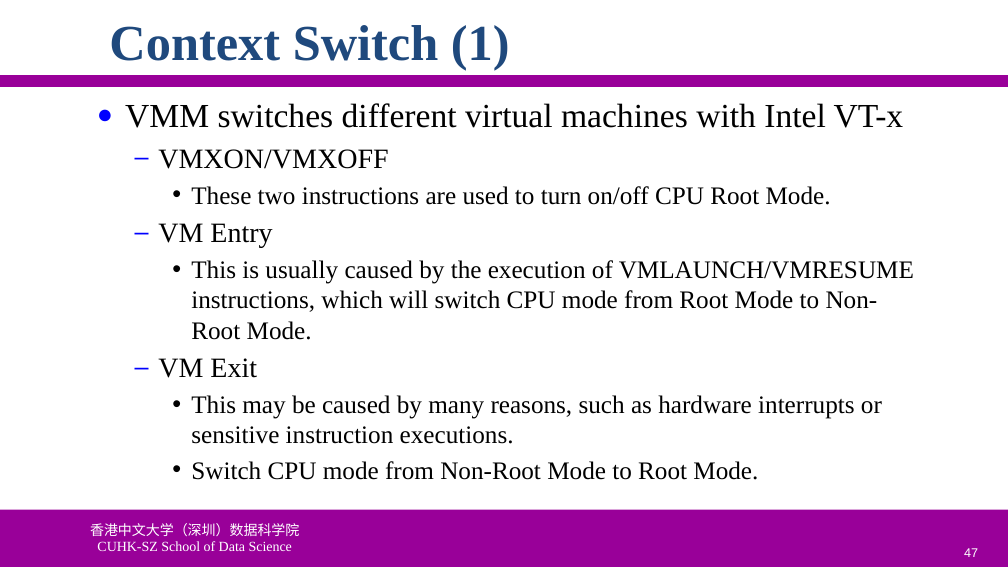
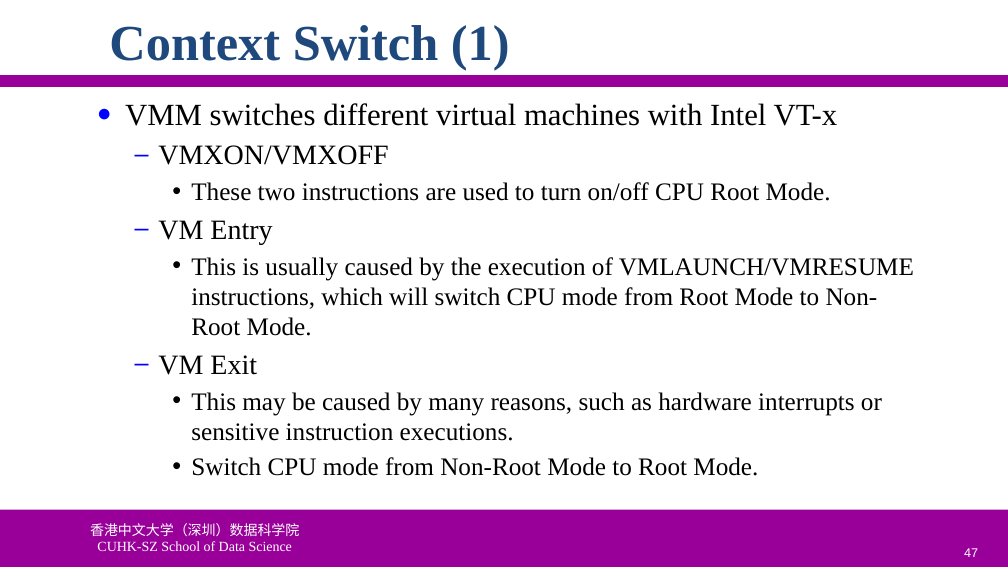
Before and after one commit to ychung1103/ychung1103.github.io, a slide deck: slide 47 of Slides/CSC6103/VT-03 CPU Virtualization.pptx. Drawn at 1008x567 pixels with LibreOffice and Linux fonts; fonts in the diff are those of the drawing; background and template pictures are left out. Boxes give left, top, right and bottom in pixels: in the first picture for what was removed or moved away, otherwise in the second. Text is boxed around its words. In the diff, an @@ line names an element or a change of style, - is before the commit and + after.

```diff
--- a/Slides/CSC6103/VT-03 CPU Virtualization.pptx
+++ b/Slides/CSC6103/VT-03 CPU Virtualization.pptx
@@ text at (125, 103, 838, 126): size 24 to 22 pt in "VMM switches different virtual machines with Intel ..." @@
```
Also in this commit, not shown: 11 other slides changed, 2 other files.
